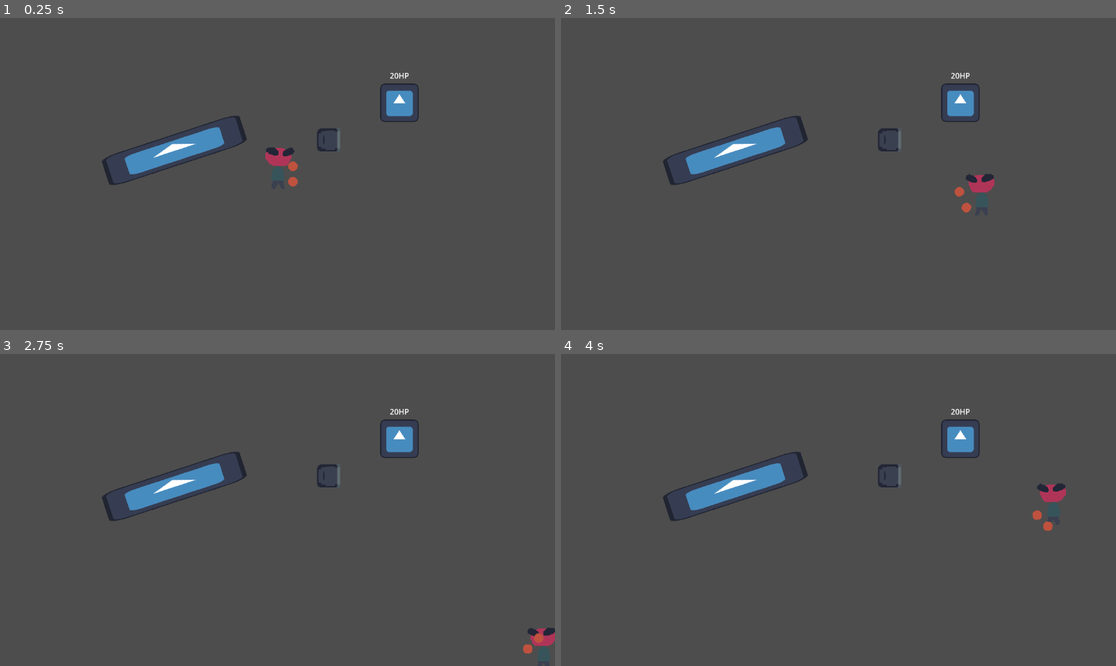
Above: before the commit, frames 1-4 (two rows, left to right).
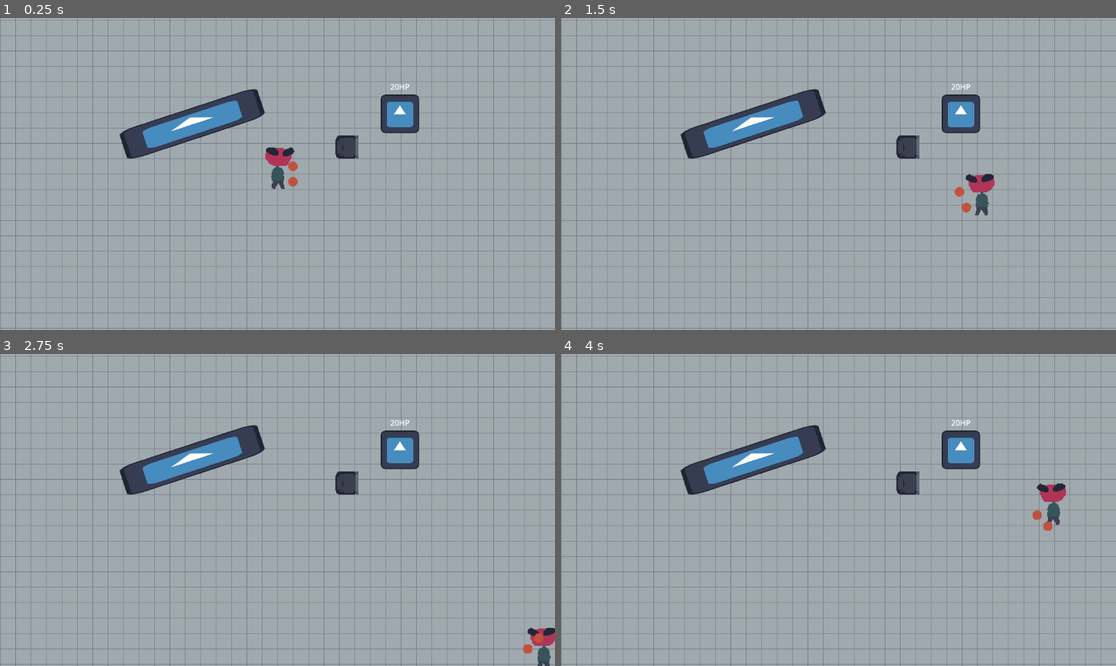
Above: after the commit, the same moments.

Repository: artemvandalovski/Salty-John
Game: Godot game, scene res://levels/office.tscn
Two runs of this game, one before a commit and one after it. Both use one fixed random seed, a clock stepped at 60 frames per second and the inputs below. The engine's default icon, where the game draws it, is replaced by a stand-in: a white triangle on a blue panel in a dark square.
Inputs (mouse positions are in pixels of both pictures, inside the frame that each line leads up to):
- Up to frame 1 (0.25 s): no input
- Up to frame 2 (1.5 s): tap Enter at 0.5 s; move the mouse to (960, 158) at 0.52 s; hold D (right) 0.53-1.28 s; click (960, 158) at 0.6 s; move the mouse to (727, 189) at 1.27 s; hold S (down) from 1.28 s (still down); right-click (727, 189) at 1.35 s
- Up to frame 3 (2.75 s): move the mouse to (333, 441) at 2.02 s; release S (down) at 2.03 s; hold D (right) from 2.03 s (still down); click (333, 441) at 2.1 s
- Up to frame 4 (4 s): move the mouse to (810, 572) at 2.77 s; release D (right) at 2.78 s; hold W (up) 2.78-3.53 s; right-click (810, 572) at 2.85 s; move the mouse to (1005, 556) at 3.52 s; hold A (left) from 3.53 s (still down); click (1005, 556) at 3.6 s

The runs differ from the first frame. In frame 1, 98% of the frame differs, in the area x 0-100%, y 0-100%; in frame 2, 98%; in frame 3, 98%; in frame 4, 98%.

Commit message:
3 hours of trying to context steering :(

Diff:
--- a/enemies/enemy.gd
+++ b/enemies/enemy.gd
@@ -3,10 +3,15 @@
 
 const FRICTION = 0.85
 
+const speed = 200
+
 @export var health := 3
 @export var mass := 1
 
 @onready var label = $Label
+@onready var nav_agent = $NavigationAgent2D
+
+@onready var player: Node2D = Global.player
 
 func _ready():
 	update_label()
@@ -18,6 +23,9 @@
 	label.text = str(health) + "HP"
 
 func handle_movement():
+	#make_path()
+	#var dir = to_local(nav_agent.get_next_path_position()).normalized()
+	#velocity = dir * speed
 	velocity *= FRICTION
 	move_and_slide()
 
@@ -29,3 +37,6 @@
 
 func take_knockback(kb: Vector2):
 	velocity += kb / mass
+
+func make_path():
+	nav_agent.target_position = player.global_position
--- a/enemies/enemy.tscn
+++ b/enemies/enemy.tscn
@@ -9,3 +9,7 @@
 [node name="Label" type="Label" parent="."]
 offset_right = 40.0
 offset_bottom = 23.0
+
+[node name="NavigationAgent2D" type="NavigationAgent2D" parent="."]
+navigation_layers = 2
+debug_enabled = true
--- a/levels/office.tscn
+++ b/levels/office.tscn
@@ -1,16 +1,56 @@
-[gd_scene load_steps=6 format=3 uid="uid://c6icymb4ir46n"]
+[gd_scene load_steps=10 format=3 uid="uid://c6icymb4ir46n"]
 
+[ext_resource type="Texture2D" uid="uid://dqciapcjqxcer" path="res://tilemaps/office_floor.png" id="1_3w1yi"]
 [ext_resource type="PackedScene" uid="uid://dqut3jqv5pwgt" path="res://player/john.tscn" id="1_7dqi1"]
+[ext_resource type="Texture2D" uid="uid://cnppwvwyp5kdb" path="res://tilemaps/wall_tiles.png" id="2_oea3j"]
 [ext_resource type="PackedScene" uid="uid://bv44wpix1v7ge" path="res://enemies/dummy.tscn" id="2_vxqqo"]
 [ext_resource type="PackedScene" uid="uid://rfoidhvmwr78" path="res://environment/draggable/chair/chair.tscn" id="3_0gulq"]
 [ext_resource type="Texture2D" uid="uid://dkhxrbhpbhgoi" path="res://icon.svg" id="4_wyy82"]
+
+[sub_resource type="TileSetAtlasSource" id="TileSetAtlasSource_6lxjo"]
+resource_name = "Walls"
+texture = ExtResource("2_oea3j")
+texture_region_size = Vector2i(32, 32)
+0:0/0 = 0
+1:0/0 = 0
+2:0/0 = 0
+3:0/0 = 0
+4:0/0 = 0
+5:0/0 = 0
+0:1/0 = 0
+1:1/0 = 0
+2:1/0 = 0
+3:1/0 = 0
+4:1/0 = 0
+5:1/0 = 0
+0:2/0 = 0
+1:2/0 = 0
+2:2/0 = 0
+3:2/0 = 0
+0:3/0 = 0
+1:3/0 = 0
+2:3/0 = 0
+3:3/0 = 0
+
+[sub_resource type="TileSet" id="TileSet_e4lei"]
+tile_size = Vector2i(32, 32)
+sources/2 = SubResource("TileSetAtlasSource_6lxjo")
 
 [sub_resource type="RectangleShape2D" id="RectangleShape2D_jn377"]
 size = Vector2(304, 63)
 
 [node name="Level" type="Node2D"]
 
+[node name="TextureRect" type="TextureRect" parent="."]
+offset_left = -672.0
+offset_top = -384.0
+offset_right = 620.0
+offset_bottom = 352.0
+texture = ExtResource("1_3w1yi")
+stretch_mode = 1
+
 [node name="TileMap" type="TileMap" parent="."]
+tile_set = SubResource("TileSet_e4lei")
 format = 2
 
 [node name="Camera2D" type="Camera2D" parent="."]
@@ -23,13 +63,13 @@
 [node name="John" parent="Y-Sort" instance=ExtResource("1_7dqi1")]
 
 [node name="Dummy" parent="Y-Sort" instance=ExtResource("2_vxqqo")]
-position = Vector2(253, -148)
+position = Vector2(254, -125)
 
 [node name="Chair" parent="Y-Sort" instance=ExtResource("3_0gulq")]
-position = Vector2(106, -71)
+position = Vector2(144, -56)
 
 [node name="Wall" type="StaticBody2D" parent="Y-Sort"]
-position = Vector2(-234, -52)
+position = Vector2(-197, -107)
 rotation = -0.316844
 metadata/_edit_group_ = true
 
